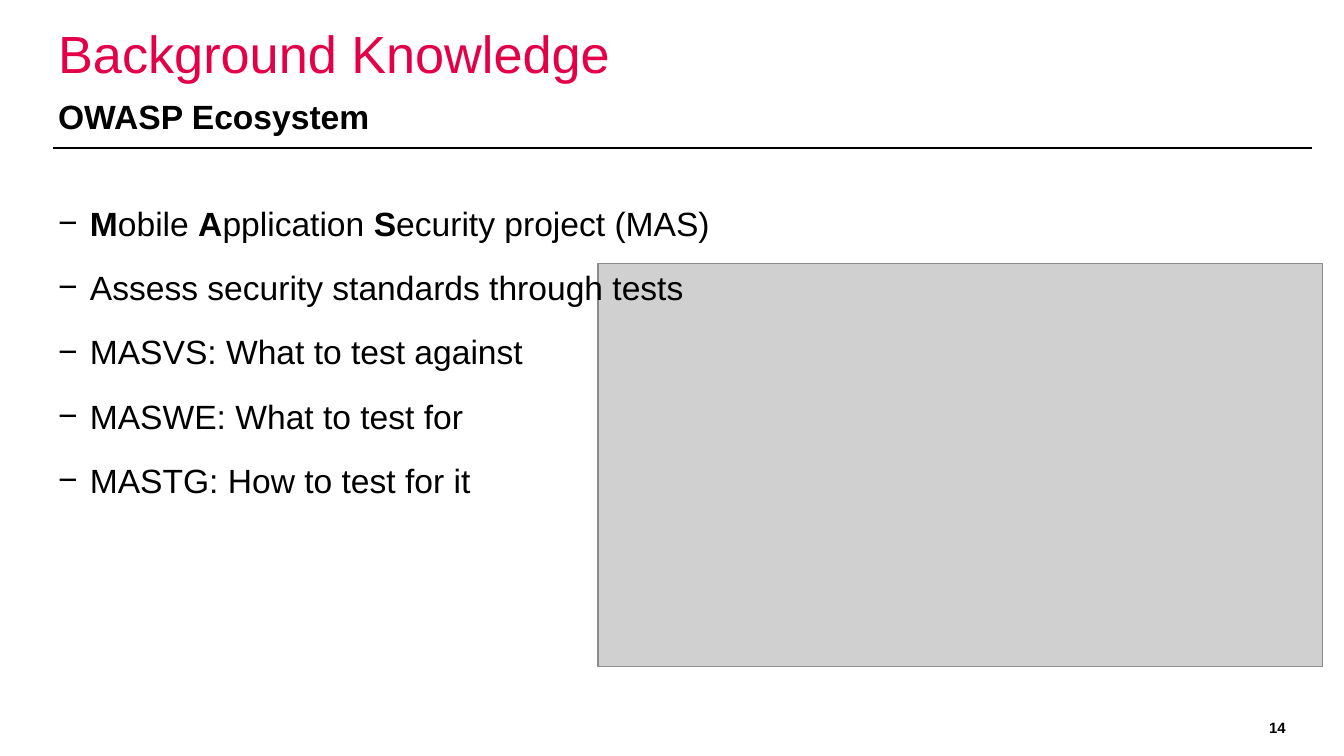
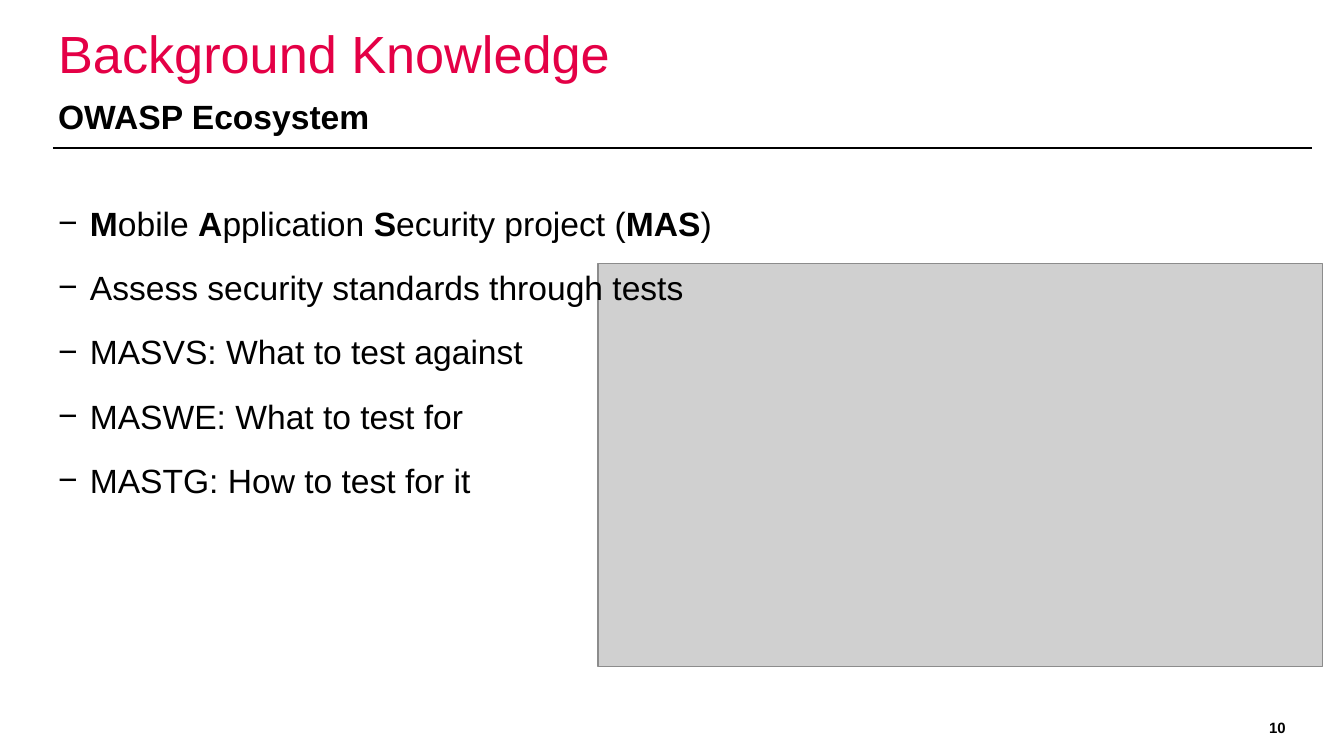
Before and after one commit to domi-cmd/Reference_Application_for_OWASP_MASTG, a slide deck: slide 10 of dev_documents/presentation/ba_thesis_presentation_kronig.pptx (slide 14 before the commit). Drawn at 1344x756 pixels with LibreOffice and Linux fonts; fonts in the diff are those of the drawing; grey boxes stand for pictures; background and template pictures are left out. Boxes give left, top, right and bottom in pixels: in the first picture for what was removed or moved away, otherwise in the second. Text is boxed around its words. In the diff, an @@ line names an element or a change of style, - is before the commit and + after.

Commit message:
Finished first complete version of presentation. Removed the Development Section and added an introduction. Still needs polish, and the presentation is too long. Especially the Design section can be shortened by lowering the depth of details.

```diff
--- a/dev_documents/presentation/ba_thesis_presentation_kronig.pptx
+++ b/dev_documents/presentation/ba_thesis_presentation_kronig.pptx
@@ text at (90, 211, 712, 242): bold on in "(MAS)" @@
@@ page number at (1269, 722, 1286, 733): text changed @@
-14
+10
```
Also in this commit, not shown: 8 other slides changed, 6 slides added, 10 slides removed.
